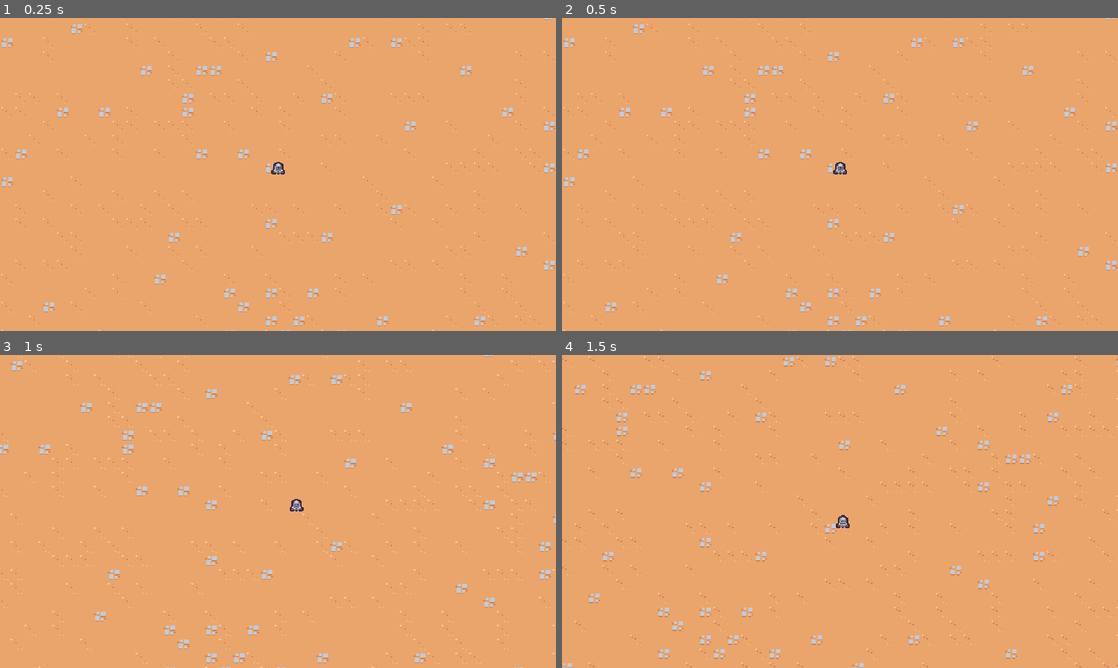
Above: before the commit, frames 1-4 (two rows, left to right).
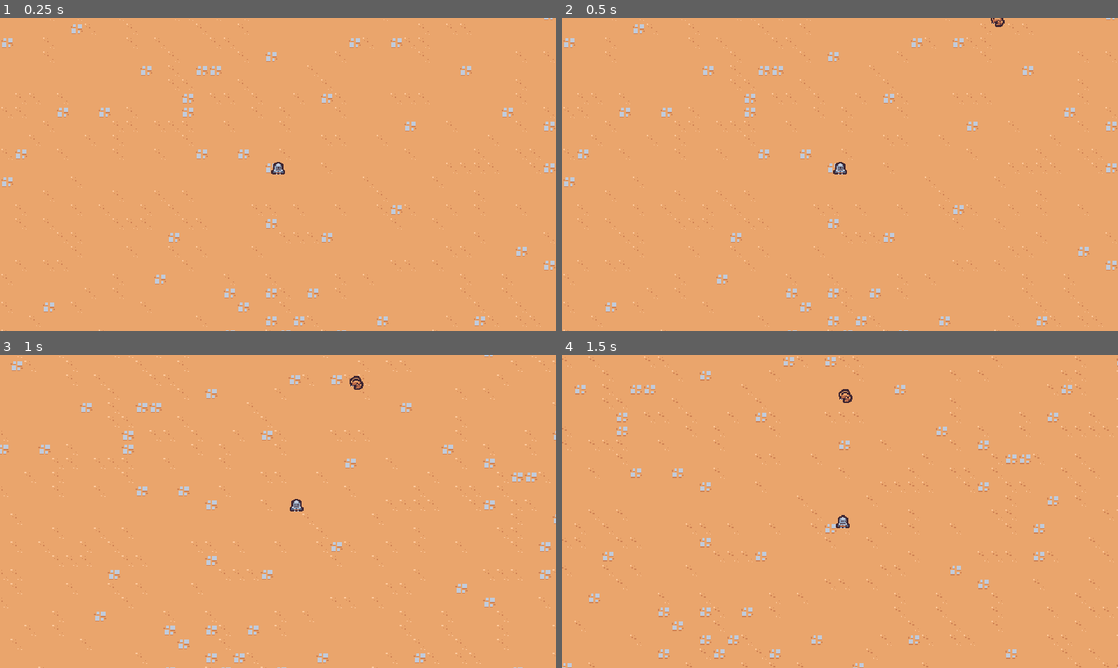
Above: after the commit, the same moments.

Repository: jrenato/dungeon_survival
Game: Godot game, scene res://src/world/levels/level.tscn
The game is run twice, just before and just after one commit, with the same random seed, the same clock (stepped at 60 frames per second) and the same inputs.
Inputs:
- Up to frame 1 (0.25 s): no input
- Up to frame 2 (0.5 s): no input
- Up to frame 3 (1 s): hold D (move_right) from 0.53 s (still down)
- Up to frame 4 (1.5 s): release D (move_right) at 1.28 s; hold S (move_down) from 1.28 s (still down)

Frame 1 is identical in both runs. In frame 2, less than 0.1% of the frame differs, in the area x 77-80%, y 0-3%; in frame 3, less than 0.1%, in the area x 62-66%, y 6-12%; in frame 4, less than 0.1%.

Commit message:
Added basic enemy

Diff:
--- /dev/null
+++ b/src/enemies/enemy.gd
@@ -0,0 +1,18 @@
+extends CharacterBody2D
+
+const MAX_SPEED : float = 75.0
+
+
+func _process(delta: float) -> void:
+	var direction : Vector2 = get_direction_to_player()
+	velocity = direction * MAX_SPEED
+	move_and_slide()
+
+
+func get_direction_to_player() -> Vector2:
+	var player_node = get_tree().get_first_node_in_group("player") as Player
+
+	if player_node != null:
+		return (player_node.global_position - global_position).normalized()
+
+	return Vector2.ZERO
--- /dev/null
+++ b/src/enemies/enemy.tscn
@@ -0,0 +1,21 @@
+[gd_scene load_steps=4 format=3 uid="uid://ucwgehrgp1pf"]
+
+[ext_resource type="Script" path="res://src/enemies/enemy.gd" id="1_8ple4"]
+[ext_resource type="Texture2D" uid="uid://uia4n6n1pr6s" path="res://assets/tilemaps/tilemap_packed.png" id="1_tyt51"]
+
+[sub_resource type="CircleShape2D" id="CircleShape2D_fkicn"]
+radius = 7.0
+
+[node name="Enemy" type="CharacterBody2D"]
+collision_layer = 0
+script = ExtResource("1_8ple4")
+
+[node name="Sprite2D" type="Sprite2D" parent="."]
+position = Vector2(0, -4)
+texture = ExtResource("1_tyt51")
+region_enabled = true
+region_rect = Rect2(48, 160, 16, 16)
+
+[node name="CollisionShape2D" type="CollisionShape2D" parent="."]
+position = Vector2(0, -4)
+shape = SubResource("CircleShape2D_fkicn")
--- a/src/player/player.tscn
+++ b/src/player/player.tscn
@@ -7,6 +7,7 @@
 radius = 5.09902
 
 [node name="Player" type="CharacterBody2D" groups=["player"]]
+collision_layer = 0
 script = ExtResource("1_en7q2")
 
 [node name="Sprite2D" type="Sprite2D" parent="."]
--- a/src/world/levels/level.tscn
+++ b/src/world/levels/level.tscn
@@ -1,8 +1,9 @@
-[gd_scene load_steps=4 format=3 uid="uid://cqnhgc3msfays"]
+[gd_scene load_steps=5 format=3 uid="uid://cqnhgc3msfays"]
 
 [ext_resource type="PackedScene" uid="uid://b78drq48r6qaf" path="res://src/camera/game_camera.tscn" id="1_lbn1a"]
 [ext_resource type="PackedScene" uid="uid://cefhlogl5vpdx" path="res://src/player/player.tscn" id="1_saqk8"]
 [ext_resource type="TileSet" uid="uid://bicur6ubwdaip" path="res://resources/tilesets/tiny_dungeon.tres" id="1_xhy72"]
+[ext_resource type="PackedScene" uid="uid://ucwgehrgp1pf" path="res://src/enemies/enemy.tscn" id="4_1y1rd"]
 
 [node name="Level" type="Node"]
 
@@ -14,3 +15,6 @@
 layer_0/tile_data = PackedInt32Array(655375, 65537, 4, 589839, 1, 4, 524303, 1, 4, 458767, 1, 4, 393231, 1, 4, 327695,  …(35991 unchanged characters)…
 
 [node name="Player" parent="." instance=ExtResource("1_saqk8")]
+
+[node name="Enemy" parent="." instance=ExtResource("4_1y1rd")]
+position = Vector2(208, -200)
